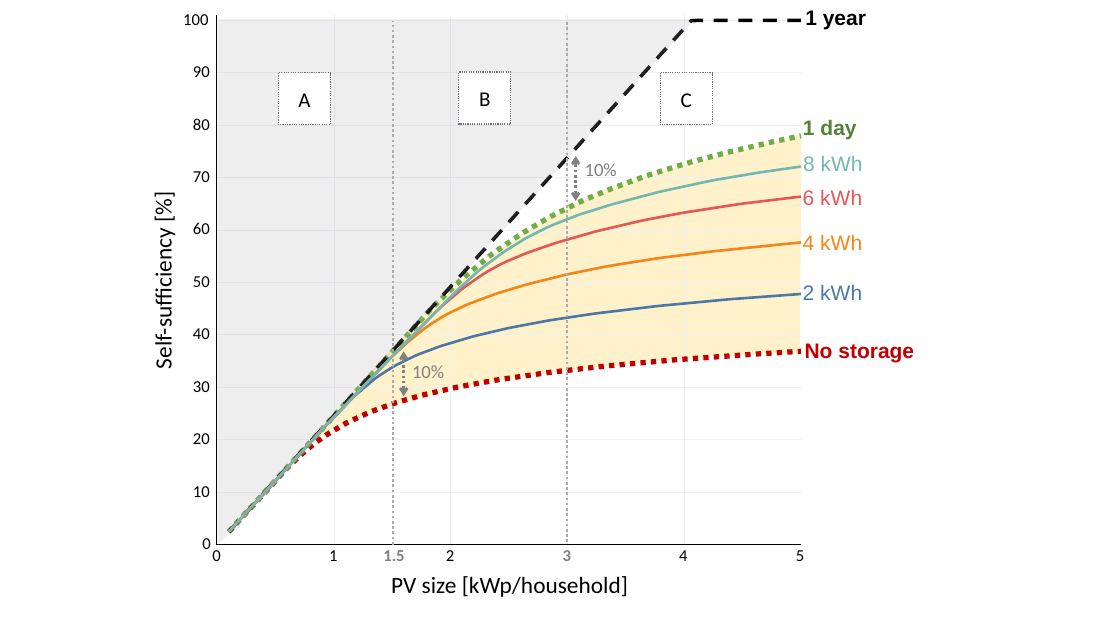
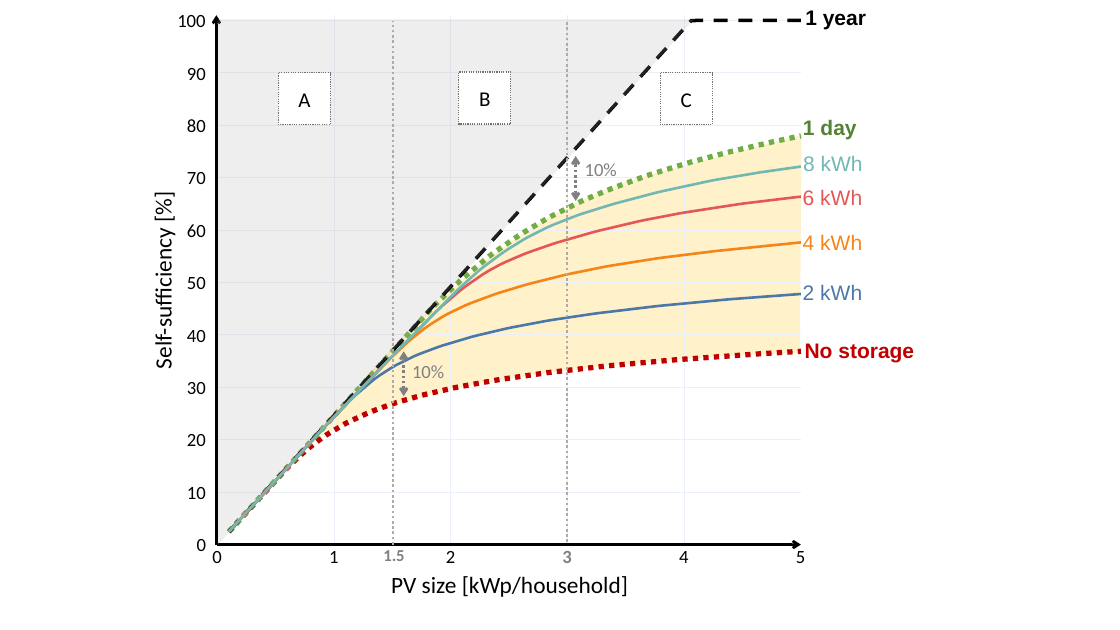
Before and after one commit to Jonathan56/supplementary_thesis, a slide deck: slide 27 of figures.pptx. Drawn at 1120x630 pixels with LibreOffice and Linux fonts; fonts in the diff are those of the drawing. Boxes give left, top, right and bottom in pixels: in the first picture for what was removed or moved away, otherwise in the second. Text is boxed around its words. In the diff, an @@ line names an element or a change of style, - is before the commit and + after.

```diff
--- a/figures.pptx
+++ b/figures.pptx
@@ freeform shape at box(217, 15, 218, 544): outline #000000 1.5 pt to #000000 2.25 pt @@
@@ size 14.2 to 16 pt in 17 elements at box(329, 551, 338, 563), box(679, 551, 688, 563), box(796, 547, 805, 563), box(197, 539, 206, 551), box(446, 551, 455, 563), box(562, 551, 571, 563), box(187, 172, 206, 184), box(187, 487, 206, 499), box(187, 434, 206, 446), box(187, 330, 206, 342), box(187, 224, 206, 237), box(187, 68, 206, 80), box(187, 382, 206, 394), box(187, 119, 206, 132), box(187, 277, 206, 289), box(177, 15, 205, 27), box(212, 551, 221, 563) @@
@@ freeform shape at box(218, 544, 802, 545): outline #000000 1.5 pt to #000000 2.25 pt @@
```
Also in this commit, not shown: 3 other slides changed, 3 slides added, 12 other files.
